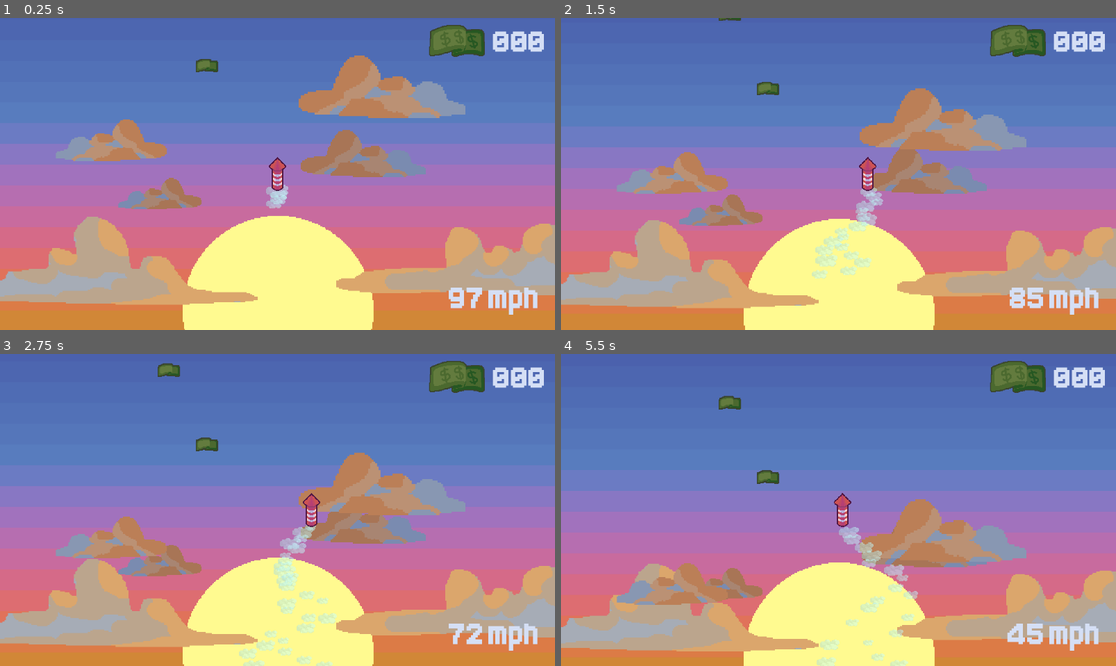
Above: before the commit, frames 1-4 (two rows, left to right).
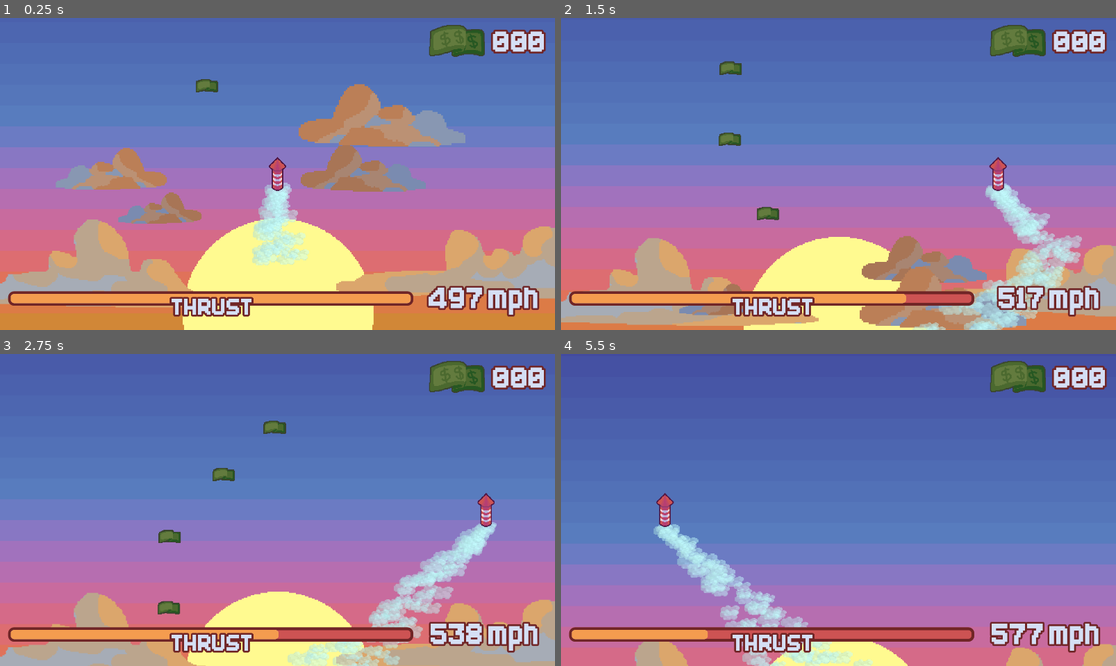
Above: after the commit, the same moments.

Repository: anxapa/summer-firework-game
Game: Godot game, scene res://Scenes/main.tscn
The game is run twice, just before and just after one commit, with the same random seed, the same clock (stepped at 60 frames per second) and the same inputs.
Inputs:
- Up to frame 1 (0.25 s): no input
- Up to frame 2 (1.5 s): hold Right (ui_right) 0.53-1.28 s; hold Space 0.53-1.28 s; hold Left (ui_left) from 1.28 s (still down); tap Space at 1.35 s
- Up to frame 3 (2.75 s): tap Space at 1.52, 1.82 s; release Left (ui_left) at 2.03 s; hold Right (ui_right) from 2.03 s (still down); hold Space from 2.03 s (still down)
- Up to frame 4 (5.5 s): release Space at 2.78 s; tap Space at 2.85, 3.02, 3.32, 4.35, 4.52, 4.82 s; release Right (ui_right) at 3.53 s; hold Space 3.53-4.28 s; hold Left (ui_left) from 3.53 s (still down); hold Space from 5.03 s (still down)

The runs differ from the first frame. In frame 1, 22% of the frame differs, in the area x 0-100%, y 3-100%; in frame 2, 39%; in frame 3, 51%; in frame 4, 62%.

Commit message:
Added thrust to player
- Added thrust to player by pressing "Spacebar"
- Added a thrust bar to keep track of how much thrust there is

Diff:
--- a/Scenes/main.tscn
+++ b/Scenes/main.tscn
@@ -1,22 +1,56 @@
-[gd_scene load_steps=13 format=3 uid="uid://dqghyyo32sn2y"]
+[gd_scene load_steps=17 format=3 uid="uid://dqghyyo32sn2y"]
 
 [ext_resource type="Texture2D" uid="uid://cwm7n0ajguj2x" path="res://Sprites/firework_bg.png" id="1_jjgbg"]
 [ext_resource type="Script" uid="uid://dsn6mefgy5ijk" path="res://Scripts/game_manager.gd" id="2_8gbba"]
 [ext_resource type="Script" uid="uid://bbmuup40yufp3" path="res://Scripts/player_manager.gd" id="2_kry3j"]
 [ext_resource type="PackedScene" uid="uid://djxsfkro6ge2v" path="res://Scenes/player.tscn" id="3_jjvhh"]
 [ext_resource type="Texture2D" uid="uid://cqf0b67vpg8g6" path="res://Sprites/cloud.png" id="5_6bp64"]
-[ext_resource type="Script" uid="uid://cxc85ab32ix3i" path="res://Scenes/movement_component.gd" id="6_21xkr"]
+[ext_resource type="Script" uid="uid://cxc85ab32ix3i" path="res://Scripts/movement_component.gd" id="6_21xkr"]
 [ext_resource type="PackedScene" uid="uid://du4xkv4rwaw7d" path="res://Scenes/cash.tscn" id="8_ynf5e"]
 [ext_resource type="Texture2D" uid="uid://b6d0epgmhmh6s" path="res://Sprites/cash.png" id="9_ynf5e"]
 [ext_resource type="FontFile" uid="uid://c6dnwjcvpku5y" path="res://Fonts/Analog Whispers.ttf" id="10_hptm8"]
 [ext_resource type="Script" uid="uid://dmrdpj8mbjea5" path="res://Scripts/speedometer.gd" id="11_6iyac"]
-[ext_resource type="Script" uid="uid://s1rr3mqw6mx2" path="res://Scenes/cash_counter.gd" id="11_d1ilt"]
+[ext_resource type="Script" uid="uid://s1rr3mqw6mx2" path="res://Scripts/cash_counter.gd" id="11_d1ilt"]
+[ext_resource type="Script" uid="uid://401mdwvvdsv7" path="res://Scripts/thrust_bar.gd" id="12_6iyac"]
 
 [sub_resource type="LabelSettings" id="LabelSettings_d1ilt"]
 line_spacing = 0.0
 font = ExtResource("10_hptm8")
 font_size = 100
 font_color = Color(0.834795, 0.874471, 0.961176, 1)
+outline_size = 25
+outline_color = Color(0.439216, 0.145098, 0.14902, 1)
+
+[sub_resource type="StyleBoxFlat" id="StyleBoxFlat_d1ilt"]
+bg_color = Color(0.803922, 0.32549, 0.32549, 1)
+border_width_left = 10
+border_width_top = 10
+border_width_right = 10
+border_width_bottom = 10
+border_color = Color(0.441138, 0.144368, 0.148585, 1)
+corner_radius_top_left = 20
+corner_radius_top_right = 20
+corner_radius_bottom_right = 20
+corner_radius_bottom_left = 20
+
+[sub_resource type="StyleBoxFlat" id="StyleBoxFlat_6iyac"]
+bg_color = Color(0.956676, 0.609767, 0.308419, 1)
+border_width_left = 9
+border_width_top = 9
+border_width_right = 9
+border_width_bottom = 9
+border_color = Color(0.8, 0.8, 0.8, 0)
+corner_radius_top_left = 20
+corner_radius_top_right = 20
+corner_radius_bottom_right = 20
+corner_radius_bottom_left = 20
+
+[sub_resource type="LabelSettings" id="LabelSettings_6iyac"]
+font = ExtResource("10_hptm8")
+font_size = 80
+font_color = Color(0.835294, 0.87451, 0.960784, 1)
+outline_size = 25
+outline_color = Color(0.439216, 0.145098, 0.14902, 1)
 
 [node name="Main Scene" type="Node2D"]
 
@@ -40,7 +74,7 @@
 [node name="Player" parent="." instance=ExtResource("3_jjvhh")]
 z_index = 10
 position = Vector2(960, 540)
-propulsion_velocity = 100.0
+propulsion_velocity = 500.0
 speed = 700
 
 [node name="Clouds2" type="Node2D" parent="."]
@@ -151,14 +185,31 @@
 vertical_alignment = 1
 script = ExtResource("11_6iyac")
 
-[node name="Speedometer2" type="Label" parent="Control"]
+[node name="Thrust Bar" type="ProgressBar" parent="Control"]
 layout_mode = 0
-offset_left = 1309.0
-offset_top = 934.0
-offset_right = 1867.0
-offset_bottom = 1028.0
-text = " 0 mph"
-label_settings = SubResource("LabelSettings_d1ilt")
-horizontal_alignment = 2
+offset_left = 28.0
+offset_top = 946.0
+offset_right = 1430.0
+offset_bottom = 996.0
+theme_override_styles/background = SubResource("StyleBoxFlat_d1ilt")
+theme_override_styles/fill = SubResource("StyleBoxFlat_6iyac")
+max_value = 5.0
+value = 2.5
+show_percentage = false
+script = ExtResource("12_6iyac")
+
+[node name="Label" type="Label" parent="Control/Thrust Bar"]
+layout_mode = 1
+anchors_preset = -1
+anchor_left = 0.374
+anchor_top = -0.08
+anchor_right = 0.613
+anchor_bottom = 1.12
+offset_left = 5.65198
+offset_top = 20.0
+offset_right = 24.574
+offset_bottom = 54.0
+text = "THRUST"
+label_settings = SubResource("LabelSettings_6iyac")
+horizontal_alignment = 1
 vertical_alignment = 1
-script = ExtResource("11_6iyac")
--- a/Scenes/movement_component.tscn
+++ b/Scenes/movement_component.tscn
@@ -1,6 +1,6 @@
 [gd_scene load_steps=2 format=3 uid="uid://b1dcxd2qj2ucr"]
 
-[ext_resource type="Script" uid="uid://cxc85ab32ix3i" path="res://Scenes/movement_component.gd" id="1_ptdap"]
+[ext_resource type="Script" uid="uid://cxc85ab32ix3i" path="res://Scripts/movement_component.gd" id="1_ptdap"]
 
 [node name="MovementComponent" type="Node2D"]
 script = ExtResource("1_ptdap")
--- a/Scenes/player.tscn
+++ b/Scenes/player.tscn
@@ -25,11 +25,11 @@
 scale_amount_max = 4.0
 color = Color(0.767888, 0.999273, 1, 0.47451)
 
-[node name="Sprite" type="Sprite2D" parent="."]
-position = Vector2(-2.26498e-06, 0.125003)
-scale = Vector2(2, 2)
-texture = ExtResource("1_v0iea")
-
 [node name="CollisionShape2D" type="CollisionShape2D" parent="."]
 position = Vector2(0, -2)
 shape = SubResource("RectangleShape2D_f60y1")
+
+[node name="Sprite" type="Sprite2D" parent="CollisionShape2D"]
+position = Vector2(-2.26498e-06, 2.125)
+scale = Vector2(2, 2)
+texture = ExtResource("1_v0iea")
--- a/Scripts/player.gd
+++ b/Scripts/player.gd
@@ -10,10 +10,19 @@
 
 @onready var particle_system := $CPUParticles2D
 
+# Thrust
+@export_group("Thrust")
+@export var thrust_acceleration := 40
+@export var max_thrust := 5.0
+var current_thrust := max_thrust
+
 func _ready() -> void:
 	particle_system.emitting = true
 
 func _physics_process(delta: float) -> void:
+	if Input.is_key_pressed(KEY_SPACE):
+		thrust(delta)
+
 	apply_gravity(delta)
 	movement(delta)
 	update_particles()
@@ -44,6 +53,12 @@
 func apply_propulsion_velocity(velocity: float) -> void:
 	propulsion_velocity += velocity
 
+func thrust(delta: float) -> void:
+	print_debug(current_thrust)
+	if current_thrust > 0:
+		current_thrust = move_toward(current_thrust, 0, delta)
+		apply_propulsion_velocity(thrust_acceleration * delta)
+
 # Sets the parameters of the particle system depending on propulsion velocity
 func update_particles() -> void:
 	# Sets the speed of the particle system
@@ -55,4 +70,4 @@
 	particle_system.scale_amount_min = particle_system.scale_amount_max / 2
 
 	# Sets the lifetime of the particle system
-	particle_system.lifetime = exp(-0.01 * propulsion_velocity + 3)
+	particle_system.lifetime = exp(-0.01 * propulsion_velocity + 3) + 0.5
--- /dev/null
+++ b/Scripts/thrust_bar.gd
@@ -0,0 +1,12 @@
+extends ProgressBar
+
+var player : Player
+
+func _ready() -> void:
+	# Get the player from the player manager
+	player = GameManager.player_manager.player
+
+func _process(delta: float) -> void:
+	# Updates the thrust values from the player
+	max_value = player.max_thrust
+	value = player.current_thrust
Renamed: Scenes/cash_counter.gd -> Scripts/cash_counter.gd
Renamed: Scenes/cash_counter.gd.uid -> Scripts/cash_counter.gd.uid
Renamed: Scenes/movement_component.gd -> Scripts/movement_component.gd
Renamed: Scenes/movement_component.gd.uid -> Scripts/movement_component.gd.uid
Not shown, added: Scripts/thrust_bar.gd.uid
